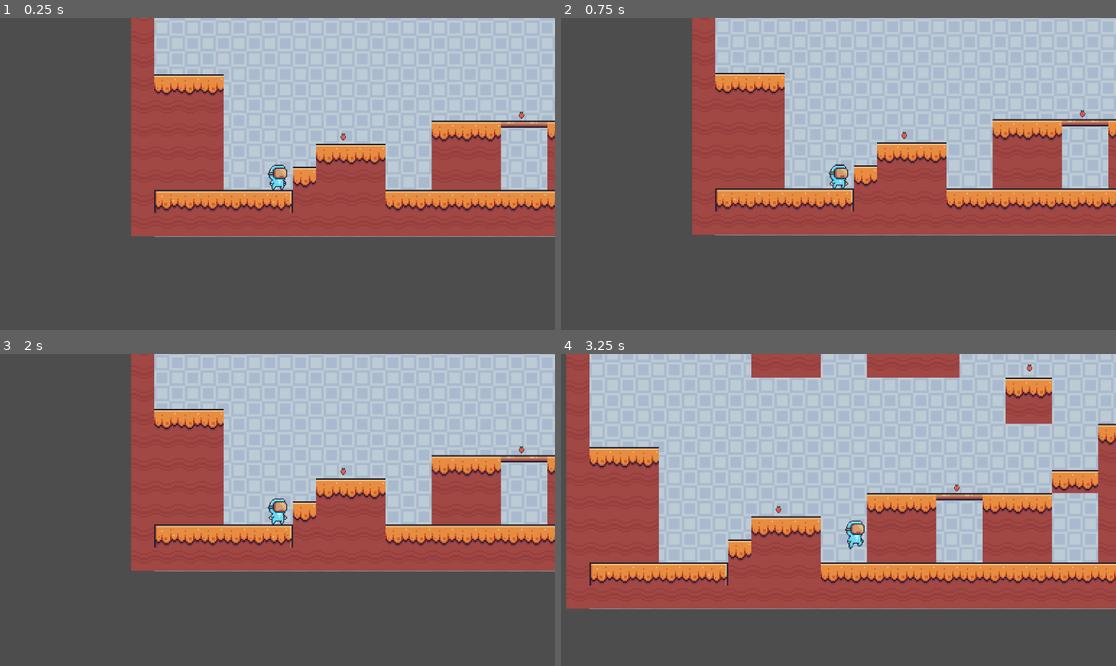
Above: before the commit, frames 1-4 (two rows, left to right).
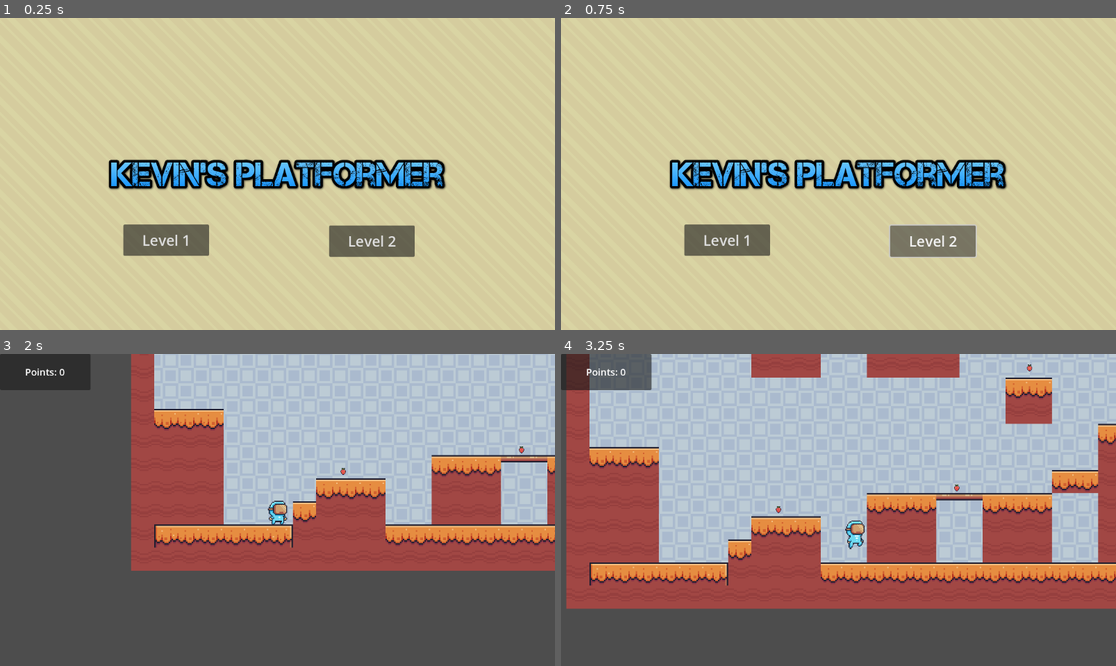
Above: after the commit, the same moments.

Repository: Winter2024-NSCC-ECampus/personal-learning-project-khushard
Game: Godot game, scene res://Scenes/main_menu.tscn
The game is run twice, just before and just after one commit, with the same random seed, the same clock (stepped at 60 frames per second) and the same inputs. Before the commit the project starts from res://main.tscn.
Inputs (mouse positions are in pixels of both pictures, inside the frame that each line leads up to):
- Up to frame 1 (0.25 s): no input
- Up to frame 2 (0.75 s): click (932, 242) at 0.5 s, where only the run after the commit has a clickable "Level 2"
- Up to frame 3 (2 s): click (166, 575) at 1.25 s, where only the run after the commit has a clickable "Level 1"
- Up to frame 4 (3.25 s): hold D (right) from 2.03 s (still down); tap W (jump) at 2.27, 3.02 s

The runs differ from the first frame. In frame 1, 99% of the frame differs, in the area x 0-100%, y 0-100%; in frame 2, 99%; in frame 3, 2.2%; in frame 4, 2.1%.

Commit message:
Milestone 3

Diff:
--- /dev/null
+++ b/2d-platformer/Scenes/main_menu.gd
@@ -0,0 +1,15 @@
+extends Node
+
+
+# Called when the node enters the scene tree for the first time.
+func _ready() -> void:
+	pass # Replace with function body.
+
+
+# Called every frame. 'delta' is the elapsed time since the previous frame.
+func _process(delta: float) -> void:
+	pass
+
+
+func _on_level_1_pressed() -> void:
+	get_tree().change_scene_to_file("res://main.tscn")
--- /dev/null
+++ b/2d-platformer/Scenes/main_menu.tscn
@@ -0,0 +1,50 @@
+[gd_scene load_steps=4 format=3 uid="uid://bx2rv5k6ptchi"]
+
+[ext_resource type="Script" path="res://Scenes/main_menu.gd" id="1_8u1cm"]
+[ext_resource type="Texture2D" uid="uid://k0gw0i72qdgd" path="res://Yellow.png" id="2_kid63"]
+[ext_resource type="Texture2D" uid="uid://gov0g8lpp167" path="res://menutext.png" id="3_vv8oj"]
+
+[node name="MainMenu" type="Node"]
+script = ExtResource("1_8u1cm")
+
+[node name="TextureRect2" type="TextureRect" parent="."]
+texture_filter = 1
+anchors_preset = 15
+anchor_right = 1.0
+anchor_bottom = 1.0
+grow_horizontal = 2
+grow_vertical = 2
+texture = ExtResource("2_kid63")
+stretch_mode = 1
+
+[node name="TextureRect" type="TextureRect" parent="."]
+anchors_preset = -1
+anchor_left = 0.5
+anchor_top = 0.5
+anchor_right = 0.5
+anchor_bottom = 0.5
+offset_left = -362.0
+offset_top = -42.5
+offset_right = 362.0
+offset_bottom = 42.5
+grow_horizontal = 2
+grow_vertical = 2
+texture = ExtResource("3_vv8oj")
+
+[node name="level1" type="Button" parent="."]
+offset_left = 256.0
+offset_top = 429.0
+offset_right = 434.0
+offset_bottom = 494.0
+theme_override_font_sizes/font_size = 30
+text = "Level 1"
+
+[node name="level2" type="Button" parent="."]
+offset_left = 683.0
+offset_top = 431.0
+offset_right = 861.0
+offset_bottom = 496.0
+theme_override_font_sizes/font_size = 30
+text = "Level 2"
+
+[connection signal="pressed" from="level1" to="." method="_on_level_1_pressed"]
--- /dev/null
+++ b/2d-platformer/finish.gd
@@ -0,0 +1,16 @@
+extends Area2D
+
+
+# Called when the node enters the scene tree for the first time.
+func _ready() -> void:
+	pass # Replace with function body.
+
+
+# Called every frame. 'delta' is the elapsed time since the previous frame.
+func _process(delta: float) -> void:
+	pass
+
+
+func _on_body_entered(body: Node2D) -> void:
+	if (body.name == "CharacterBody2D"):
+		get_tree().change_scene_to_file("res://Scenes/main_menu.tscn")
--- /dev/null
+++ b/2d-platformer/finish.tscn
@@ -0,0 +1,22 @@
+[gd_scene load_steps=4 format=3 uid="uid://crfixdofujbi3"]
+
+[ext_resource type="Script" path="res://finish.gd" id="1_03t7n"]
+[ext_resource type="Texture2D" uid="uid://bceqyjbjqq6v" path="res://End (Idle).png" id="1_4h2og"]
+
+[sub_resource type="RectangleShape2D" id="RectangleShape2D_fh7kp"]
+size = Vector2(111, 103)
+
+[node name="Finish" type="Area2D"]
+script = ExtResource("1_03t7n")
+
+[node name="Sprite2D" type="Sprite2D" parent="."]
+texture_filter = 1
+position = Vector2(2073, 406)
+scale = Vector2(2.40625, 2.39063)
+texture = ExtResource("1_4h2og")
+
+[node name="CollisionShape2D" type="CollisionShape2D" parent="."]
+position = Vector2(2074.5, 427.5)
+shape = SubResource("RectangleShape2D_fh7kp")
+
+[connection signal="body_entered" from="." to="." method="_on_body_entered"]
--- a/2d-platformer/game_manager.gd
+++ b/2d-platformer/game_manager.gd
@@ -1,4 +1,9 @@
 extends Node
+@onready var points_label: Label = %PointsLabel
+
+
+
+
 
 
 var points = 0
@@ -6,3 +11,4 @@
 func add_point():
 	points += 1
 	print(points)
+	points_label.text = str(points)
--- a/2d-platformer/main.tscn
+++ b/2d-platformer/main.tscn
@@ -1,7 +1,8 @@
-[gd_scene load_steps=9 format=3 uid="uid://b0g5hv5c43qml"]
+[gd_scene load_steps=10 format=3 uid="uid://b0g5hv5c43qml"]
 
 [ext_resource type="Texture2D" uid="uid://cbd5bxqflj72d" path="res://Blue.png" id="1_c0fdl"]
 [ext_resource type="Texture2D" uid="uid://c27ohofkfetkn" path="res://Terrain (16x16).png" id="2_sw6ml"]
+[ext_resource type="PackedScene" uid="uid://crfixdofujbi3" path="res://finish.tscn" id="3_ebuft"]
 [ext_resource type="PackedScene" uid="uid://twofhuoqow7c" path="res://Scenes/main_char.tscn" id="3_fumro"]
 [ext_resource type="PackedScene" uid="uid://djlq28rgev27a" path="res://Scenes/main_char2.tscn" id="4_qg3ey"]
 [ext_resource type="PackedScene" uid="uid://blumgbhlxr8ns" path="res://Scenes/collectable.tscn" id="5_qwndt"]
@@ -191,8 +192,10 @@
 
 [node name="TextureRect" type="TextureRect" parent="."]
 texture_filter = 1
-offset_right = 2204.0
-offset_bottom = 673.0
+offset_left = -46.0
+offset_top = -5.0
+offset_right = 2158.0
+offset_bottom = 668.0
 texture = ExtResource("1_c0fdl")
 stretch_mode = 1
 
@@ -217,33 +220,61 @@
 [node name="CharacterBody2D3" parent="." instance=ExtResource("3_fumro")]
 position = Vector2(-1189, -913)
 
-[node name="Collectable" parent="." instance=ExtResource("5_qwndt")]
-position = Vector2(-310, -259)
-
-[node name="Collectable2" parent="." instance=ExtResource("5_qwndt")]
-position = Vector2(202, 323)
-
-[node name="Collectable3" parent="." instance=ExtResource("5_qwndt")]
-position = Vector2(572, 278)
-
-[node name="Collectable4" parent="." instance=ExtResource("5_qwndt")]
-position = Vector2(723, 29)
-
-[node name="Collectable5" parent="." instance=ExtResource("5_qwndt")]
-position = Vector2(468, -59)
-
-[node name="Collectable6" parent="." instance=ExtResource("5_qwndt")]
-position = Vector2(914, 137)
-
-[node name="Collectable7" parent="." instance=ExtResource("5_qwndt")]
-position = Vector2(1560, -11)
-
 [node name="GameManager" type="Node" parent="."]
 unique_name_in_owner = true
 script = ExtResource("6_nk1s4")
 
-[node name="Collectable8" parent="." instance=ExtResource("5_qwndt")]
+[node name="Collectibles" type="Node" parent="."]
+
+[node name="Collectable" parent="Collectibles" instance=ExtResource("5_qwndt")]
+position = Vector2(-310, -259)
+
+[node name="Collectable2" parent="Collectibles" instance=ExtResource("5_qwndt")]
+position = Vector2(202, 323)
+
+[node name="Collectable3" parent="Collectibles" instance=ExtResource("5_qwndt")]
+position = Vector2(572, 278)
+
+[node name="Collectable4" parent="Collectibles" instance=ExtResource("5_qwndt")]
+position = Vector2(723, 29)
+
+[node name="Collectable5" parent="Collectibles" instance=ExtResource("5_qwndt")]
+position = Vector2(468, -59)
+
+[node name="Collectable6" parent="Collectibles" instance=ExtResource("5_qwndt")]
+position = Vector2(914, 137)
+
+[node name="Collectable7" parent="Collectibles" instance=ExtResource("5_qwndt")]
+position = Vector2(1560, -11)
+
+[node name="Collectable8" parent="Collectibles" instance=ExtResource("5_qwndt")]
 position = Vector2(1247, 277)
 
-[node name="Collectable9" parent="." instance=ExtResource("5_qwndt")]
+[node name="Collectable9" parent="Collectibles" instance=ExtResource("5_qwndt")]
 position = Vector2(1566, 225)
+
+[node name="SceneObjs" type="Node" parent="."]
+
+[node name="Finish" parent="SceneObjs" instance=ExtResource("3_ebuft")]
+
+[node name="UI" type="Node" parent="."]
+
+[node name="CanvasLayer" type="CanvasLayer" parent="UI"]
+
+[node name="Panel" type="Panel" parent="UI/CanvasLayer"]
+offset_right = 188.0
+offset_bottom = 75.0
+size_flags_horizontal = 0
+
+[node name="PointsLabel" type="Label" parent="UI/CanvasLayer/Panel"]
+unique_name_in_owner = true
+layout_mode = 1
+anchors_preset = 15
+anchor_right = 1.0
+anchor_bottom = 1.0
+grow_horizontal = 2
+grow_vertical = 2
+theme_override_font_sizes/font_size = 20
+text = "Points: 0"
+horizontal_alignment = 1
+vertical_alignment = 1
--- a/2d-platformer/project.godot
+++ b/2d-platformer/project.godot
@@ -11,7 +11,7 @@
 [application]
 
 config/name="2D Platformer"
-run/main_scene="res://main.tscn"
+run/main_scene="res://Scenes/main_menu.tscn"
 config/features=PackedStringArray("4.3", "Mobile")
 config/icon="res://icon.svg"
 
Binary file added: 2d-platformer/End (Idle).png
Not shown, added: 2d-platformer/End (Idle).png.import
Binary file added: 2d-platformer/Yellow.png
Not shown, added: 2d-platformer/Yellow.png.import
Binary file added: 2d-platformer/menutext.png
Not shown, added: 2d-platformer/menutext.png.import
